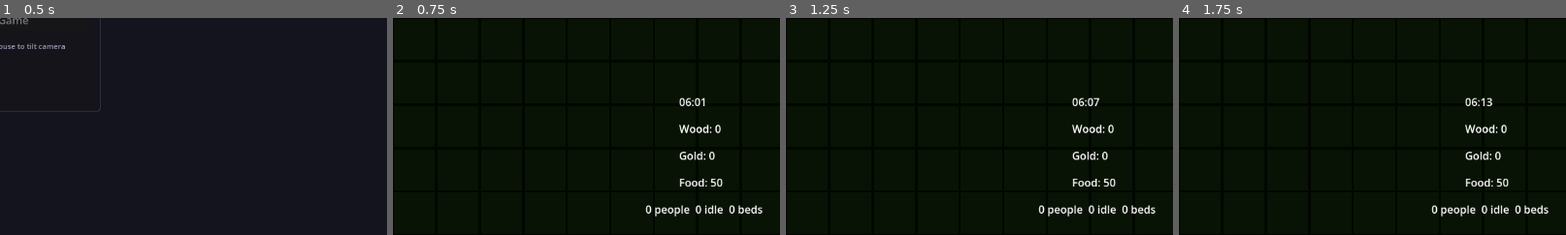
Above: before the commit, frames 1-4 (left to right).
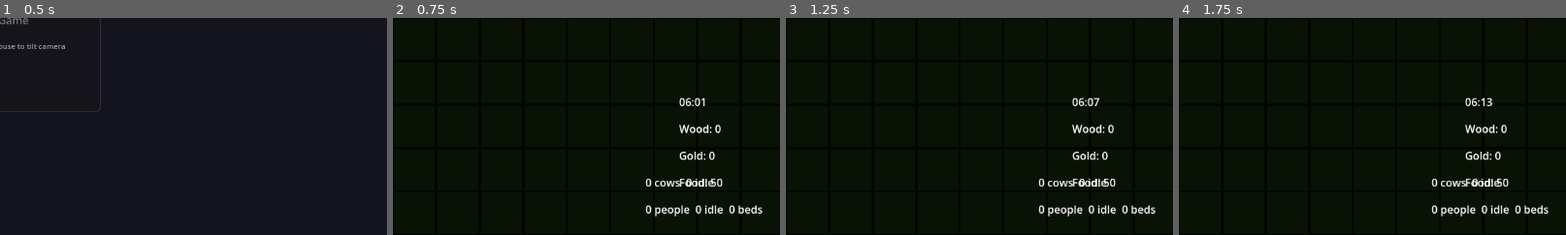
Above: after the commit, the same moments.

Repository: forsman5/sitka
Game: Godot game, scene res://scenes/ui/main_menu.tscn
The game is run twice, just before and just after one commit, with the same random seed, the same clock (stepped at 60 frames per second) and the same inputs.
Inputs:
- Up to frame 1 (0.5 s): no input
- Up to frame 2 (0.75 s): click "Start Game" at 0.5 s
- Up to frame 3 (1.25 s): no input
- Up to frame 4 (1.75 s): click "Island 1" at 1.25 s
The pictures show only the part of the screen within x 50-100%, y 50-100%; the shares and areas given below are measured in that part.

Frame 1 is identical in both runs. In frame 2, 0.3% of the frame differs, in the area x 65-83%, y 74-78%; in frame 3, 0.3%; in frame 4, 0.3%.

Commit message:
Add night health evaluation for persons and cows
Persons gain +1 health at dawn if they both slept in a bed and ate;
existing -2 penalties for camping or starvation unchanged. Cows gain
their own health stat with +1 for sheltering in a barn, -1 for going
unsheltered, and -1 for low food (<20). HUD shows cow health in the
selection panel and a cows count/idle label in the top bar.

Co-Authored-By: Claude Sonnet 4.6 <noreply@anthropic.com>

Diff:
--- a/scenes/ui/hud.tscn
+++ b/scenes/ui/hud.tscn
@@ -80,6 +80,17 @@
 offset_bottom = -50.0
 text = "Food: 50"
 
+[node name="CowsLabel" type="Label" parent="Root"]
+anchor_left = 1.0
+anchor_top = 1.0
+anchor_right = 1.0
+anchor_bottom = 1.0
+offset_left = -200.0
+offset_top = -90.0
+offset_right = -10.0
+offset_bottom = -55.0
+text = "0 cows  0 idle"
+
 [node name="PeopleLabel" type="Label" parent="Root"]
 anchor_left = 1.0
 anchor_top = 1.0
@@ -161,6 +172,9 @@
 
 [node name="FoodLabel" type="Label" parent="Root/SelectionPanel/VBoxContainer/CowView"]
 modulate = Color(0.7, 0.85, 0.7, 1)
+
+[node name="HealthLabel" type="Label" parent="Root/SelectionPanel/VBoxContainer/CowView"]
+modulate = Color(0.85, 0.5, 0.5, 1)
 
 [node name="BuildingView" type="VBoxContainer" parent="Root/SelectionPanel/VBoxContainer"]
 visible = false
--- a/scripts/entities/cow.gd
+++ b/scripts/entities/cow.gd
@@ -9,10 +9,13 @@
 const SLEEP_TIME := 21.0 / 24.0
 const WAKE_TIME := 5.5 / 24.0
 const SLEEP_REACH := 3.5
+const BARN_RANGE := 50.0
 
 @export var move_speed: float = 2.5
 @export var max_food: float = 100.0
+@export var max_health: int = 5
 var food: float = 50.0
+var health: int = 5
 var selected: bool = false
 var _grazing: bool = false
 var _sleeping: bool = false
@@ -64,6 +67,11 @@
 func _process(delta: float) -> void:
 	if _grazing:
 		food = minf(food + GRAZE_RATE * GameState.game_speed * delta, max_food)
+
+func take_damage(amount: int) -> void:
+	health = maxi(health - amount, 0)
+	if health <= 0:
+		queue_free()
 
 func set_selected(v: bool) -> void:
 	selected = v
@@ -111,7 +119,7 @@
 	for pair in pairs:
 		var c: Cow = pair["cow"]
 		var sp = pair["sp"]
-		if assigned.has(c) or not capacity.has(sp):
+		if assigned.has(c) or not capacity.has(sp) or pair["dist"] > BARN_RANGE:
 			continue
 		c._assigned_sleep_point = sp
 		assigned[c] = true
@@ -124,6 +132,7 @@
 		Cow._assign_cow_beds()
 		Cow._night_assigned = true
 	_sleeping = true
+	var sheltered := false
 	if _assigned_sleep_point != null and is_instance_valid(_assigned_sleep_point):
 		_nav_agent.target_desired_distance = SLEEP_REACH
 		_nav_agent.set_target_position(_assigned_sleep_point.global_position)
@@ -139,9 +148,16 @@
 		while is_inside_tree() and _is_night_time():
 			await get_tree().process_frame
 		visible = true
+		sheltered = true
 	else:
 		while is_inside_tree() and _is_night_time():
 			await get_tree().process_frame
+	if not sheltered:
+		take_damage(1)
+	if is_inside_tree() and food < 20.0:
+		take_damage(1)
+	if is_inside_tree() and sheltered:
+		health = mini(health + 1, max_health)
 	_sleeping = false
 	_assigned_sleep_point = null
 	Cow._night_assigned = false
--- a/scripts/entities/person.gd
+++ b/scripts/entities/person.gd
@@ -290,6 +290,7 @@
 		Person._assign_beds()
 		Person._night_assigned = true
 	_sleeping = true
+	var slept_in_bed := false
 	if _assigned_sleep_point != null:
 		_nav_agent.target_desired_distance = DEPOSIT_REACH
 		move_to(_assigned_sleep_point.global_position)
@@ -303,12 +304,15 @@
 		while is_inside_tree() and _is_night_time():
 			await get_tree().process_frame
 		visible = true
+		slept_in_bed = true
 	else:
 		_camping = true
 		take_damage(2)
 		while is_inside_tree() and _is_night_time():
 			await get_tree().process_frame
 		_camping = false
+	if slept_in_bed and _has_eaten_tonight:
+		health = mini(health + 1, max_health)
 	_sleeping = false
 	_assigned_sleep_point = null
 	Person._night_assigned = false
--- a/scripts/ui/hud.gd
+++ b/scripts/ui/hud.gd
@@ -16,6 +16,7 @@
 @onready var _gold_label: Label = $Root/GoldLabel
 @onready var _food_label: Label = $Root/FoodLabel
 @onready var _people_label: Label = $Root/PeopleLabel
+@onready var _cows_label: Label = $Root/CowsLabel
 @onready var _selection_panel: Panel = $Root/SelectionPanel
 @onready var _header_row: HBoxContainer = $Root/SelectionPanel/VBoxContainer/HeaderRow
 @onready var _separator: HSeparator = $Root/SelectionPanel/VBoxContainer/HSeparator
@@ -54,6 +55,7 @@
 @onready var _cow_view: VBoxContainer = $Root/SelectionPanel/VBoxContainer/CowView
 @onready var _cow_name: Label = $Root/SelectionPanel/VBoxContainer/CowView/CowName
 @onready var _cow_food: Label = $Root/SelectionPanel/VBoxContainer/CowView/FoodLabel
+@onready var _cow_health: Label = $Root/SelectionPanel/VBoxContainer/CowView/HealthLabel
 
 var _last_selected_building: Building = null
 var _paused: bool = false
@@ -139,6 +141,12 @@
 		if b != null:
 			beds += b.get_bed_count()
 	_people_label.text = "%d people  %d idle  %d beds" % [total, idle, beds]
+	var cows := get_tree().get_nodes_in_group("cows")
+	var cow_idle := 0
+	for c in cows:
+		if not c.get("_sleeping") and not c.get("_grazing"):
+			cow_idle += 1
+	_cows_label.text = "%d cows  %d idle" % [cows.size(), cow_idle]
 
 func _refresh_panel() -> void:
 	var persons: Array[Node] = []
@@ -222,6 +230,7 @@
 		if cow != null and is_instance_valid(cow):
 			_cow_name.text = cow.name
 			_cow_food.text = "Food: %.0f / %.0f" % [cow.food, cow.max_food]
+			_cow_health.text = "Health: %d / %d" % [cow.health, cow.max_health]
 
 	if has_buildings:
 		var building: Building = buildings[0] as Building
